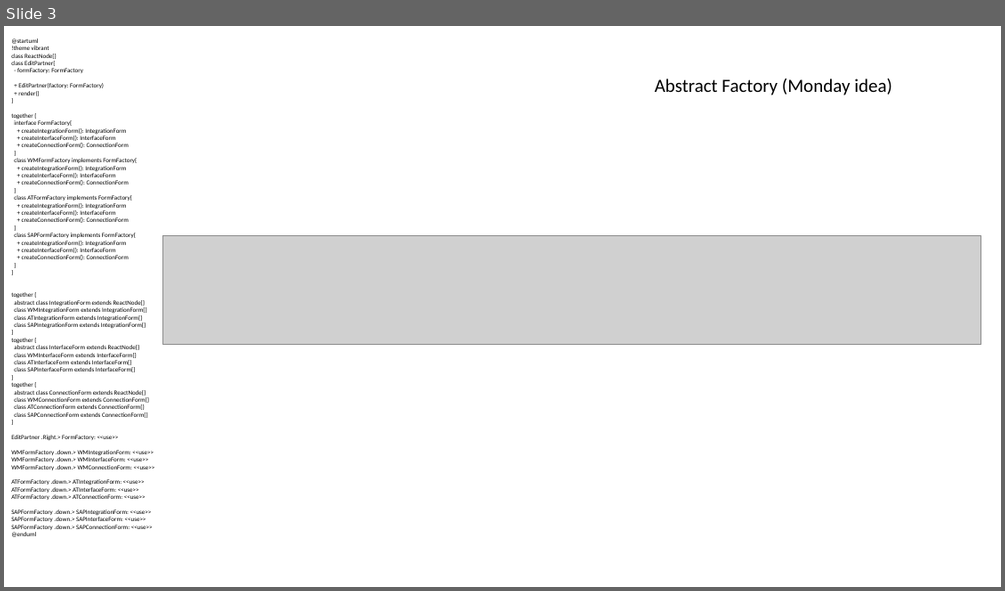
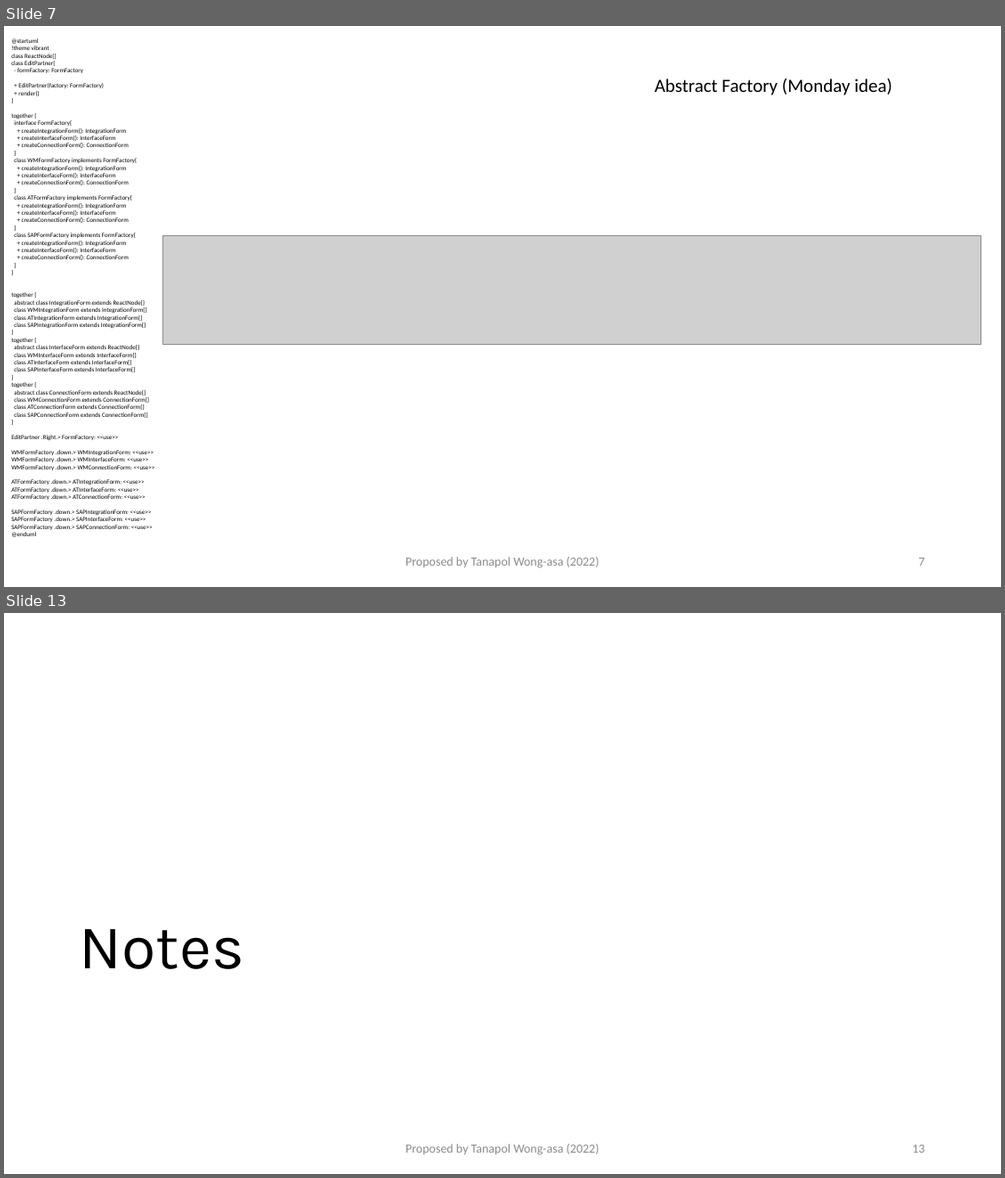
Before and after one commit to TanapolWong-asa/abstract-factory-form, a slide deck: diagrams/NewFormDesign.pptx. Shown one above the other, each under a label of ours: slide 3 before the commit, slides 7 and 13 after it; the slides between them are not shown. The pictures are 1005x591 and 1005x1178 pixels, drawn with LibreOffice and Linux fonts; fonts in the diff are those of the drawing; grey boxes stand for pictures. Boxes give left, top, right and bottom in pixels: in the first picture for what was removed or moved away, otherwise in the second. Text is boxed around its words. In the diff, an @@ line names an element or a change of style, - is before the commit and + after.

```diff
--- a/diagrams/NewFormDesign.pptx
+++ b/diagrams/NewFormDesign.pptx
@@ slide 13 added at [4,613,1001,1174], background #FFFFFF @@
@@ title added at [80,929,244,969], 60 pt, text #000000 @@
+Notes
@@ text added at [405,1143,599,1155], 12 pt, text #8C8C8C @@
+Proposed by Tanapol Wong-asa (2022)
@@ page number added at [912,1144,924,1152], 12 pt, text #8C8C8C @@
+13
@@ what was slide 3 is now slide 7 @@
@@ slide 7 changed as well @@
@@ text added at [405,556,599,568], 12 pt, text #8C8C8C @@
+Proposed by Tanapol Wong-asa (2022)
@@ page number added at [918,557,924,565], 12 pt, text #8C8C8C @@
+7
```
Also in this commit, not shown: 4 other slides changed, 16 other slides added, 5 other files.
